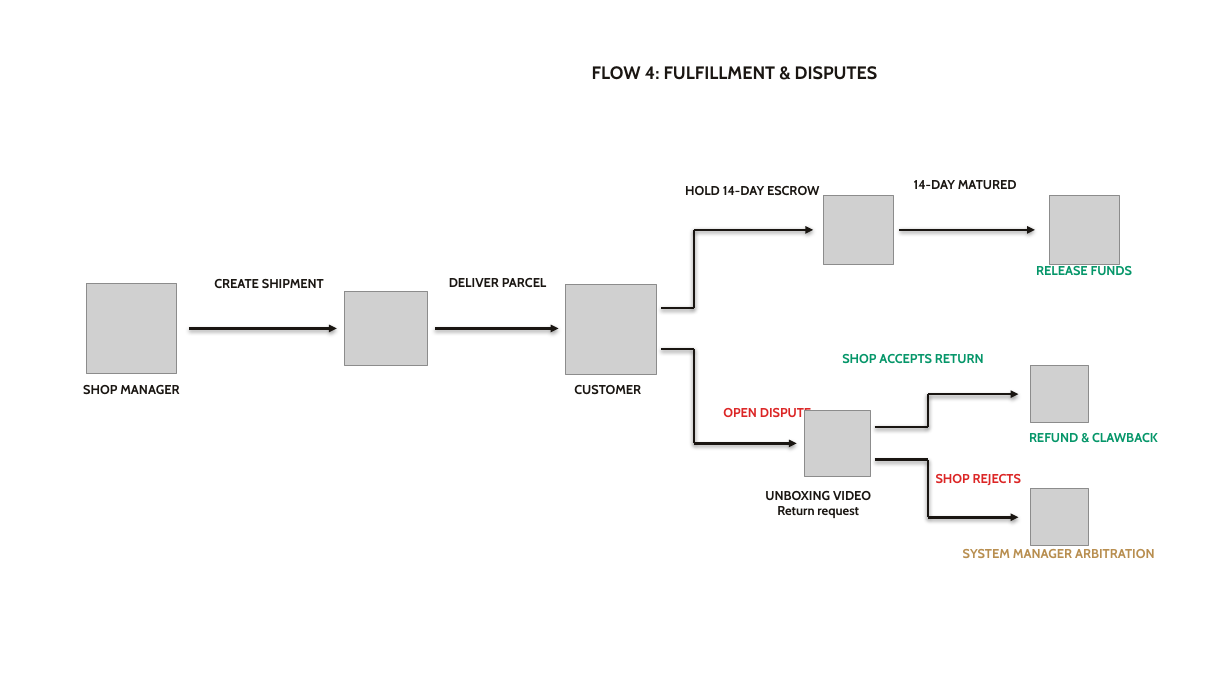
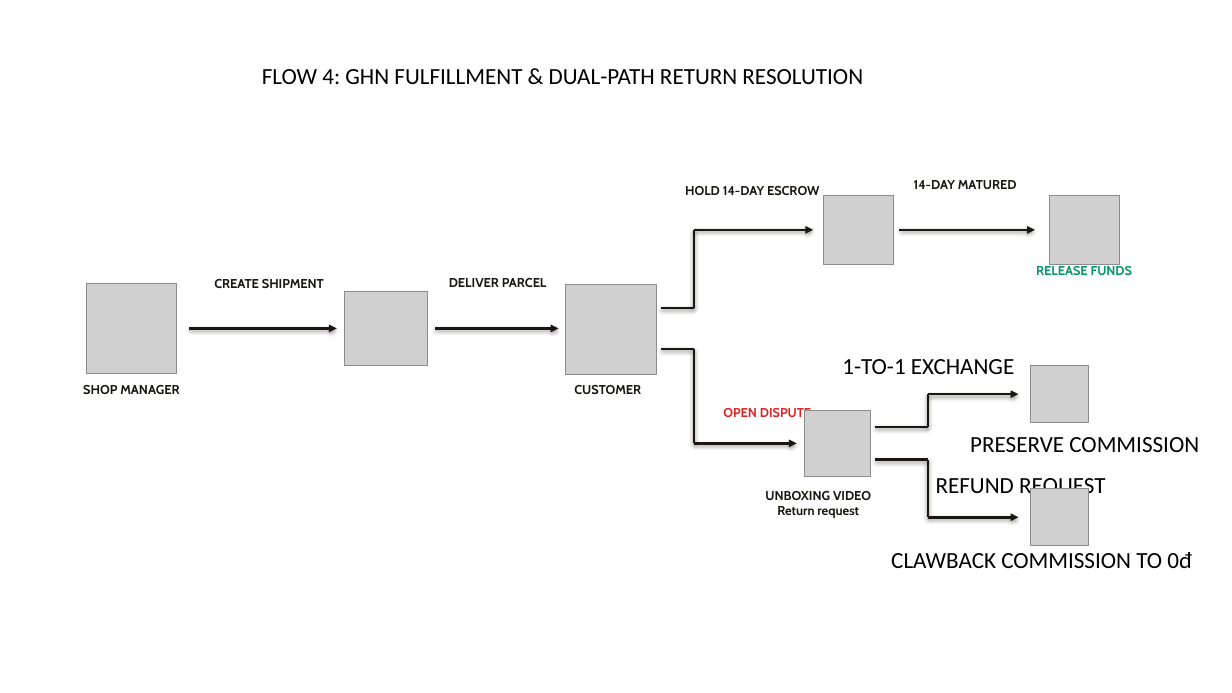
Before and after one commit to thang-nt25/SCANMS-project-capstone-fall26, a slide deck: slide 12 of docs/review 2/FA26SE032_R2_Slide.pptx. Drawn at 1232x693 pixels with LibreOffice and Linux fonts; fonts in the diff are those of the drawing; grey boxes stand for pictures; background and template pictures are left out. Boxes give left, top, right and bottom in pixels: in the first picture for what was removed or moved away, otherwise in the second. Text is boxed around its words. In the diff, an @@ line names an element or a change of style, - is before the commit and + after.

```diff
--- a/docs/review 2/FA26SE032_R2_Slide.pptx
+++ b/docs/review 2/FA26SE032_R2_Slide.pptx
@@ text at (x1=262, y1=69, x2=863, y2=84): text changed; size 14 to 18 pt; font Cabin to Calibri; text colour #1A1612 to #000000; bold off @@
-FLOW 4: FULFILLMENT & DISPUTES
+FLOW 4: GHN FULFILLMENT & DUAL-PATH RETURN RESOLUTION
@@ text at (x1=842, y1=359, x2=1014, y2=374): text changed; size 10 to 18 pt; font Cabin to Calibri; text colour #059669 to #000000; bold off @@
-SHOP ACCEPTS RETURN
+1-TO-1 EXCHANGE
@@ text at (x1=970, y1=437, x2=1199, y2=452): text changed; size 10 to 18 pt; font Cabin to Calibri; text colour #059669 to #000000; bold off @@
-REFUND & CLAWBACK
+PRESERVE COMMISSION
@@ text at (x1=936, y1=474, x2=1106, y2=500): text changed; size 10 to 18 pt; font Cabin to Calibri; text colour #DC2626 to #000000; bold off @@
-SHOP REJECTS
+REFUND REQUEST
@@ text at (x1=891, y1=552, x2=1191, y2=568): text changed; size 10 to 18 pt; font Cabin to Calibri; text colour #B88E4F to #000000; bold off @@
-SYSTEM MANAGER ARBITRATION
+CLAWBACK COMMISSION TO 0đ
```
Also in this commit, not shown: 10 other slides changed, 26 other files.
